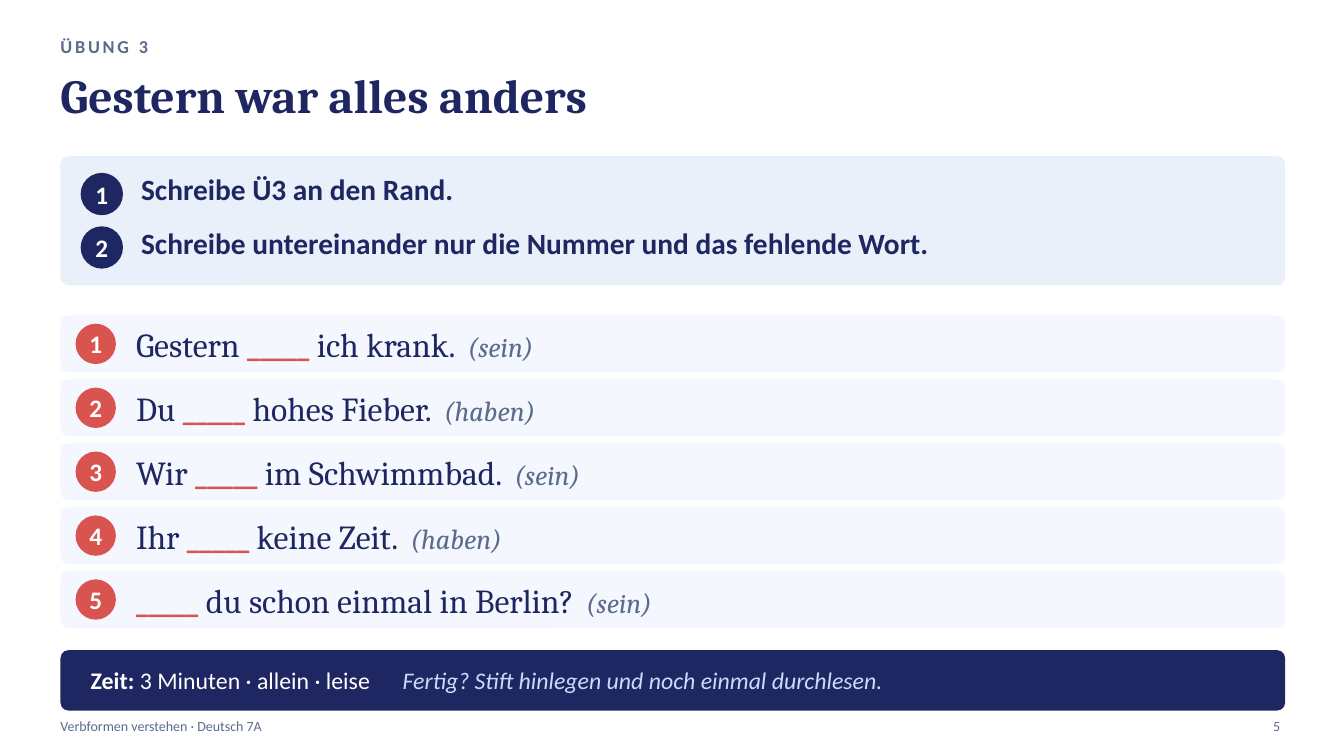
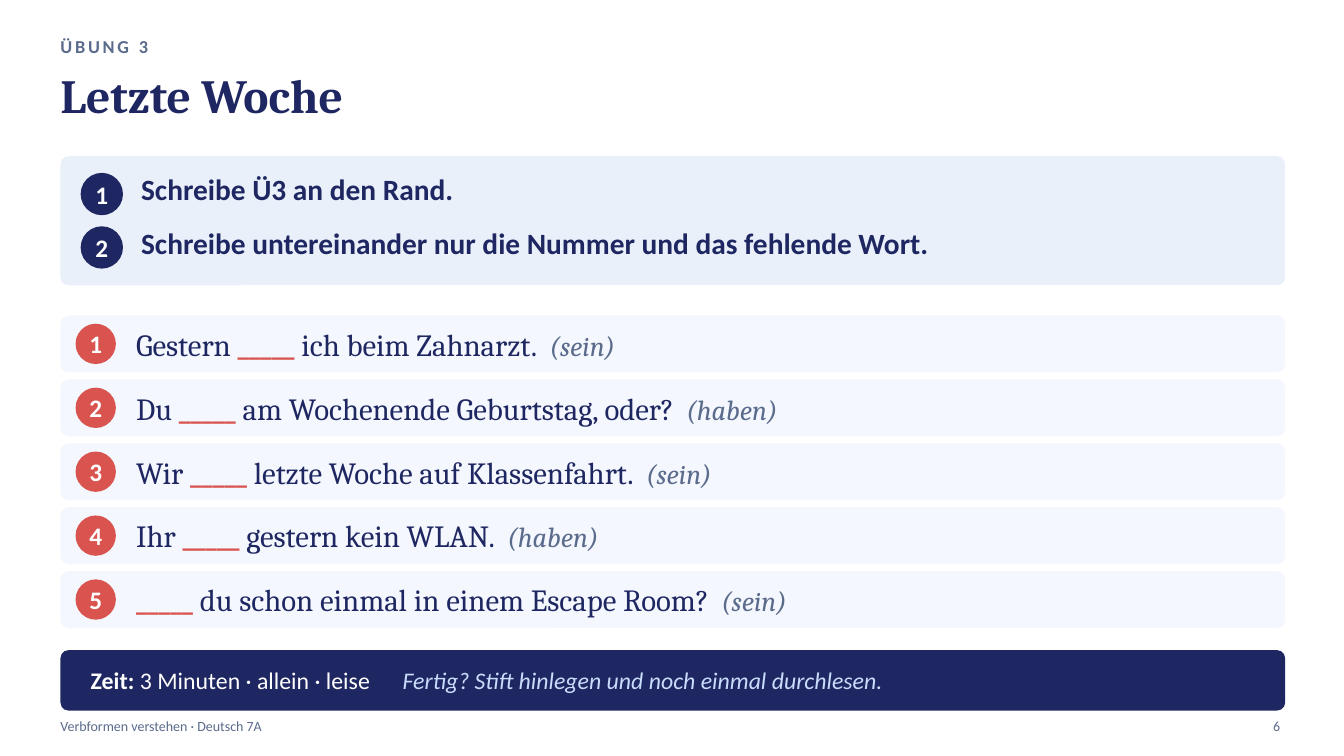
Before and after one commit to golzkonstantin-gif/Schule, a slide deck: slide 6 of Deutsch_7A/Verbformen_verstehen/Aufgaben_Verbformen_verstehen.pptx (slide 5 before the commit). Drawn at 1344x756 pixels with LibreOffice and Linux fonts; fonts in the diff are those of the drawing. Boxes give left, top, right and bottom in pixels: in the first picture for what was removed or moved away, otherwise in the second. Text is boxed around its words. In the diff, an @@ line names an element or a change of style, - is before the commit and + after.

```diff
--- a/Deutsch_7A/Verbformen_verstehen/Aufgaben_Verbformen_verstehen.pptx
+++ b/Deutsch_7A/Verbformen_verstehen/Aufgaben_Verbformen_verstehen.pptx
@@ text at <box>60,80,343,114</box>: text changed @@
-Gestern war alles anders
+Letzte Woche
@@ text at <box>136,334,616,360</box>: text changed; size 24 to 22 pt @@
-Gestern _____ ich krank. (sein)
+Gestern _____ ich beim Zahnarzt. (sein)
@@ text at <box>136,398,777,427</box>: text changed; size 24 to 22 pt @@
-Du _____ hohes Fieber. (haben)
+Du _____ am Wochenende Geburtstag, oder? (haben)
@@ text at <box>136,462,712,488</box>: text changed; size 24 to 22 pt @@
-Wir _____ im Schwimmbad. (sein)
+Wir _____ letzte Woche auf Klassenfahrt. (sein)
@@ text at <box>136,525,598,554</box>: text changed; size 24 to 22 pt @@
-Ihr _____ keine Zeit. (haben)
+Ihr _____ gestern kein WLAN. (haben)
@@ text at <box>200,589,787,618</box>: text changed; size 24 to 22 pt @@
-_____ du schon einmal in Berlin? (sein)
+_____ du schon einmal in einem Escape Room? (sein)
@@ text at <box>1273,721,1280,731</box>: text changed @@
-5
+6
```
Also in this commit, not shown: 5 other slides changed, 4 slides added, 1 slide removed, 7 other files.
